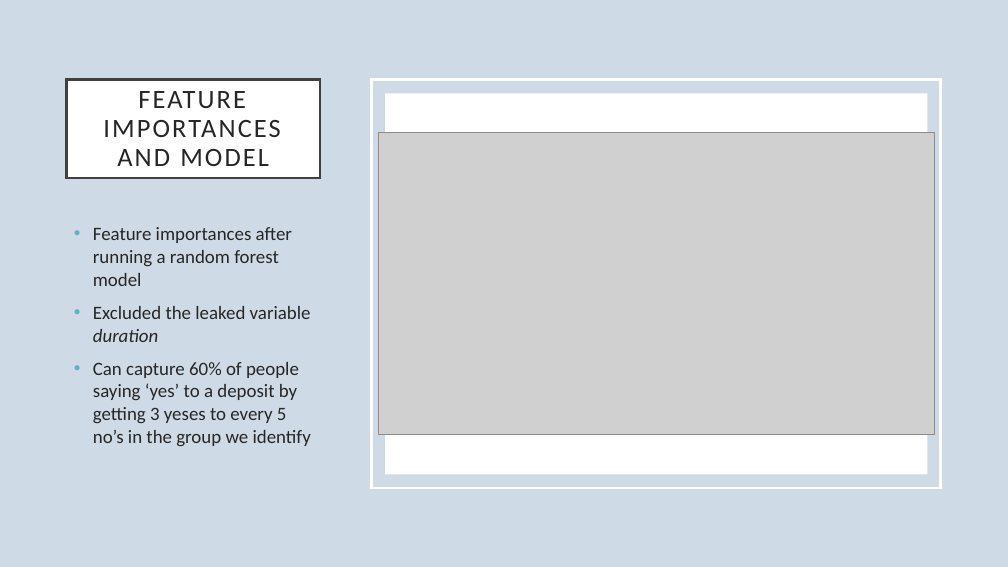
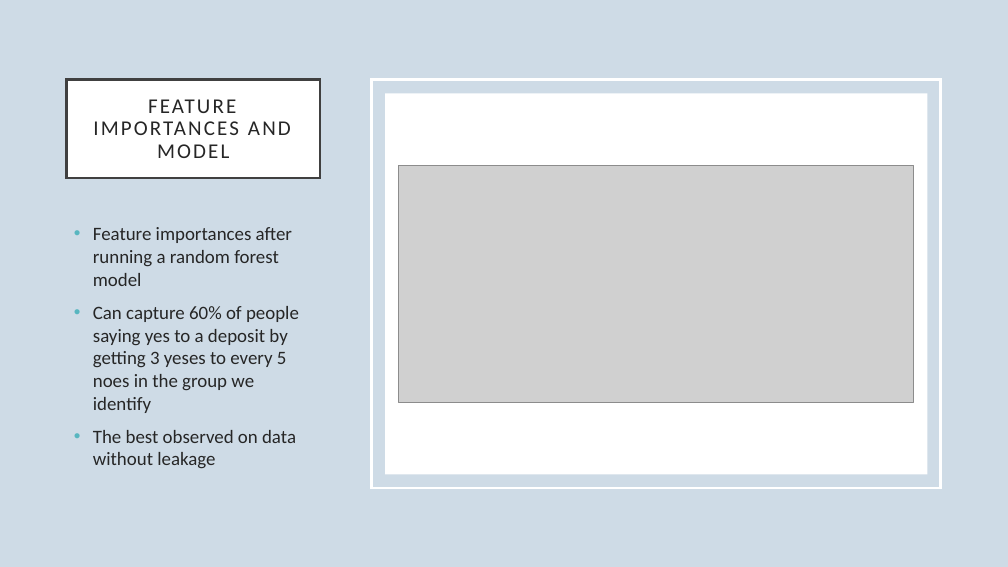
Before and after one commit to dapopov-st/bank-marketing-predicting-term-deposit-subscription, a slide deck: slide 6 of BankMarketing.pptx (slide 5 before the commit). Drawn at 1008x567 pixels with LibreOffice and Linux fonts; fonts in the diff are those of the drawing; grey boxes stand for pictures. Boxes give left, top, right and bottom in pixels: in the first picture for what was removed or moved away, otherwise in the second. Text is boxed around its words. In the diff, an @@ line names an element or a change of style, - is before the commit and + after.

Commit message:
add model with visualizations

```diff
--- a/BankMarketing.pptx
+++ b/BankMarketing.pptx
@@ title "FEATURE IMPORTANCES AND MODEL" at [67, 79, 320, 178]: size 25.2 to 20 pt @@
@@ picture: place and size @@
-picture at [378, 133, 934, 435]
+picture at [399, 166, 913, 402]
@@ text at [93, 306, 299, 469]: text changed @@
-• Excluded the leaked variable duration
-• Can capture 60% of people saying ‘yes’ to a deposit by getting 3 yeses to every 5 no’s in the group we identify
+• Can capture 60% of people saying yes to a deposit by getting 3 yeses to every 5 noes in the group we identify
+• The best observed on data without leakage
```
Also in this commit, not shown: 4 other slides changed, 17 slides added, 1 slide removed, 1 other file.
